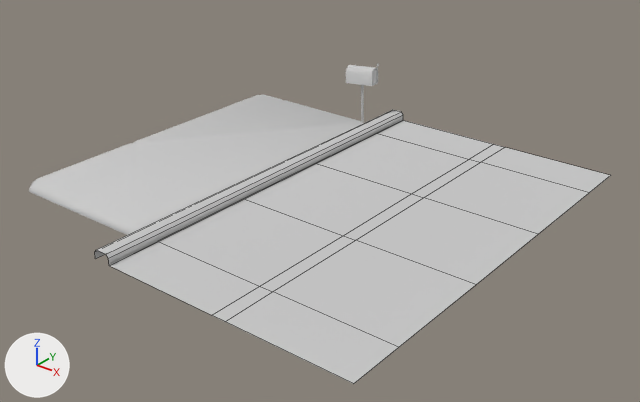
What one commit did to the FBX model RacoonSquad/Assets/Meshes/SM_Road.FBX.
The view is the same before and after, from a 50 mm camera at (38.92, -9.27, 5.33) aimed at (32.08, -0.72, 0.03). Lighting does not change. The marker at lower left points along +X, +Y and +Z. Mesh edges are drawn as thin lines on the coarser meshes. Where no turn or scale is listed for an object, it has been applied to the vertices.

The scene before the commit, as lines of its bpy script (objects in view):
```python
me_mesh = bpy.data.meshes.new('Mesh')
me_mesh.from_pydata(...)  # 36 vertices, 29 faces; spans x -1.2..1.2, y -2.51..2.5, z 0.0..0.1
me_mesh.materials.append(mat_material__2)  # its picture is missing
me_mesh_001 = bpy.data.meshes.new('Mesh.001')
me_mesh_001.from_pydata(...)  # 34 vertices, 20 faces; spans x -0.13..3.78, y -3.15..3.15, z 0.0..0.14
me_mesh_001.materials.append(mat_material__2)  # its picture is missing
me_mesh_002 = bpy.data.meshes.new('Mesh.002')
me_mesh_002.from_pydata(...)  # 77 vertices, 142 faces; spans x -0.31..0.216, y -0.131..0.199, z -0.11..0.965
me_mesh_002.materials.append(mat_material__2)  # its picture is missing
ob_dropzone = bpy.data.objects.new('DropZone', me_mesh)
ob_dropzone.location = (29.72, -0.49, 0.0)
ob_postletter = bpy.data.objects.new('PostLetter', me_mesh_002)
ob_postletter.location = (30.62, 2.25, 0.0)
ob_road = bpy.data.objects.new('Road', me_mesh_001)
ob_road.location = (31.05, -0.49, 0.0)
```
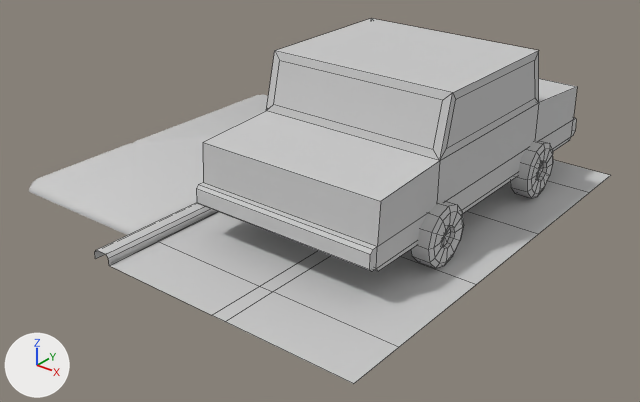
Changed parts and their boxes (x1, y1, x2, y2) in the pictures (640 x 402 px):
'Car', added: after (196, 18, 577, 272)
    faces in mat_material__15 (its picture is missing): (203, 18, 577, 271)
    faces in mat_material__2 (its picture is missing): (196, 60, 576, 272)

Patch to the scene script:
```diff
--- a/RacoonSquad/Assets/Meshes/SM_Road.FBX.py
+++ b/RacoonSquad/Assets/Meshes/SM_Road.FBX.py
@@ mat_material__15 @@
+mat_material__15 = principled_material('Material #15')
+mat_material__15.base_color = (0.588, 0.588, 0.588)  # light grey #cacaca
+mat_material__15.roughness = 0.859
@@ me_mesh_003 @@
+me_mesh_003.from_pydata(...)  # 312 vertices, 302 faces; spans x -1.51..1.5, y -2.58..2.64, z 0.01..2.1
+# faces by material slot: [258, 44]
+me_mesh_003.materials.append(mat_material__2)  # its picture is missing
+me_mesh_003.materials.append(mat_material__15)  # its picture is missing
@@ ob_car @@
+ob_car = bpy.data.objects.new('Car', me_mesh_003)
+ob_car.location = (32.84, 0.1, 0.0)
```
